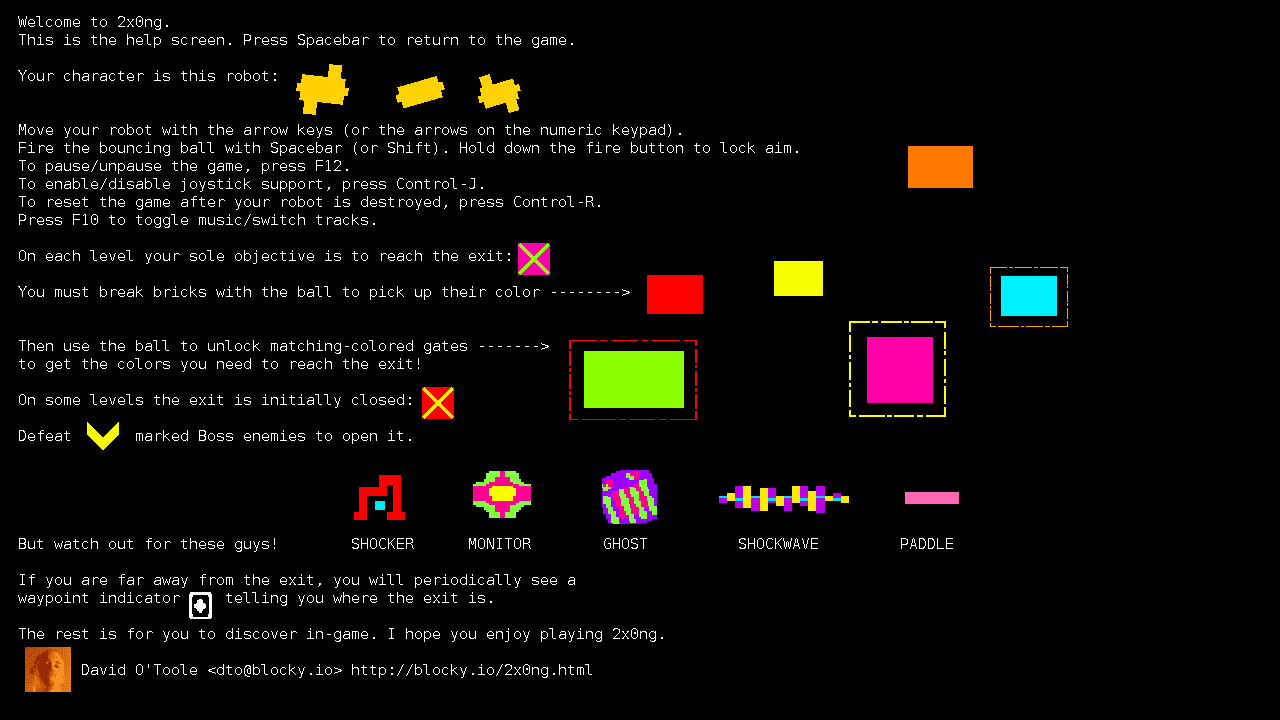
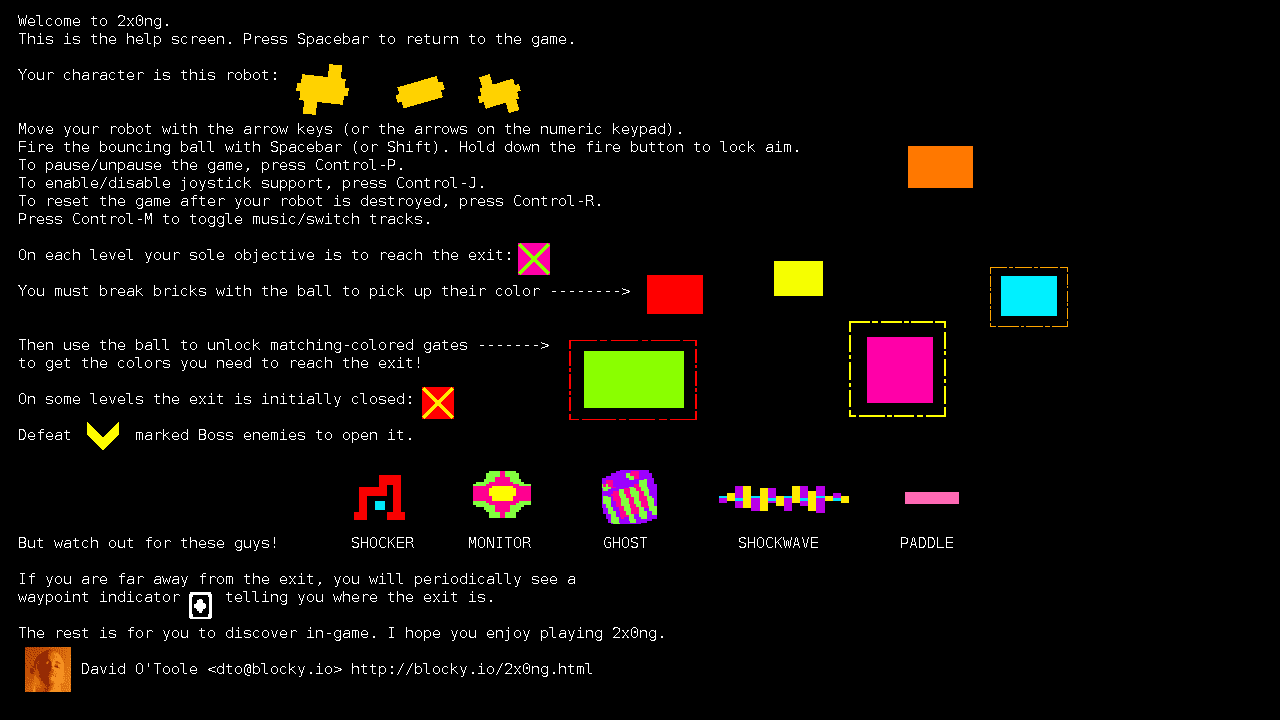
Layered file, before and after one edit (w=1280, h=720). Changes by layer:
painted on "Welcome to 2x0ng. ..." over [18, 15, 953, 678]
